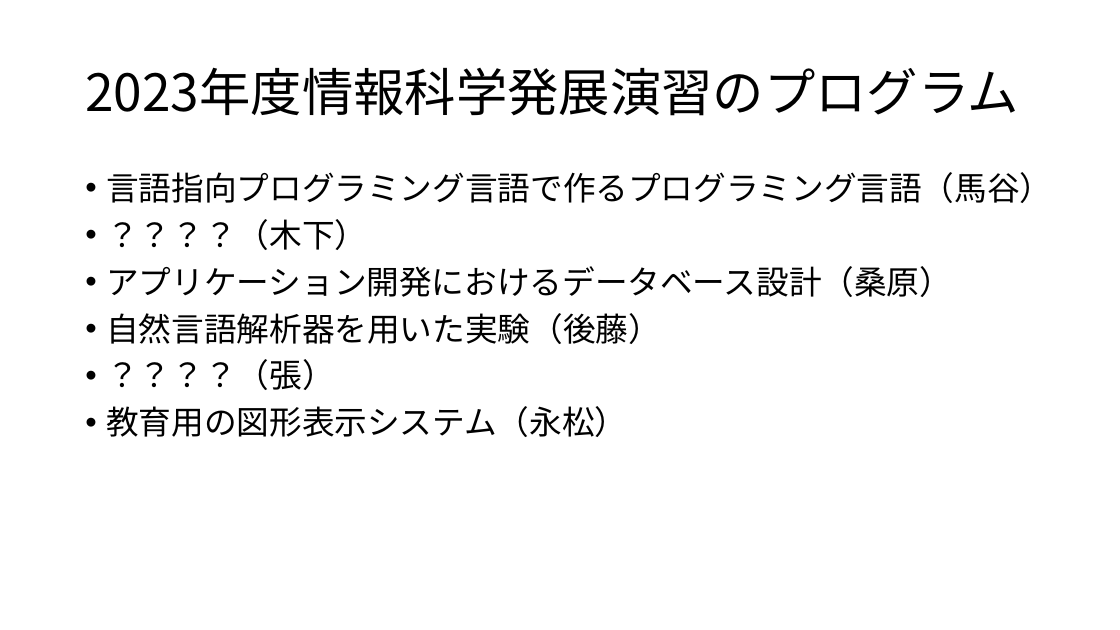
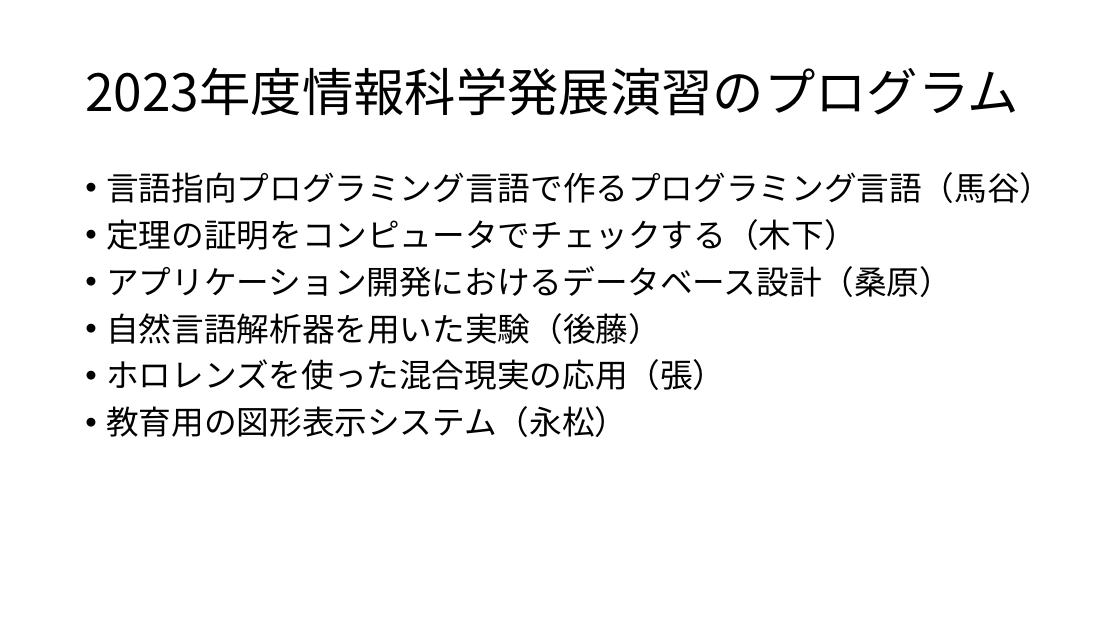
Before and after one commit to umatani/advanced2023, a slide deck: slide 7 of 情報科学発展演習説明会資料20230331.pptx. Drawn at 1120x630 pixels with LibreOffice and Linux fonts; fonts in the diff are those of the drawing. Boxes give left, top, right and bottom in pixels: in the first picture for what was removed or moved away, otherwise in the second. Text is boxed around its words. In the diff, an @@ line names an element or a change of style, - is before the commit and + after.

```diff
--- a/情報科学発展演習説明会資料20230331.pptx
+++ b/情報科学発展演習説明会資料20230331.pptx
@@ text at box(106, 219, 856, 250): text changed @@
-• ？？？？（木下）
+• 定理の証明をコンピュータでチェックする（木下）
@@ text at box(106, 359, 725, 390): text changed @@
-• ？？？？（張）
+• ホロレンズを使った混合現実の応用（張）
```
Also in this commit, not shown: 3 other files.
